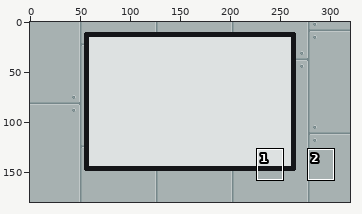
Two versions of one pixel-art file, assets_raw/mothership.aseprite. The picture above shows the old version from afar; the outline marks the close-up.
Close-up. Before the edit:
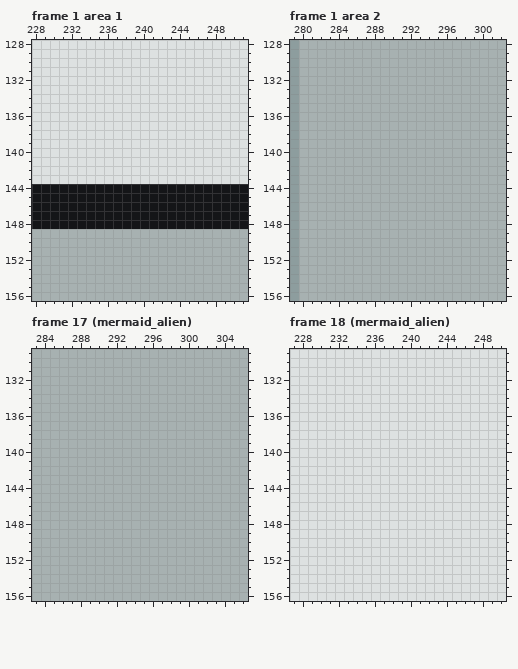
320x180 pixels, 24 frames. Shown: frame 1 area 1: x 228..251, y 128..156; frame 1 area 2: x 279..302, y 128..156; frame 17 (mermaid_alien): x 283..306, y 129..156; frame 18 (mermaid_alien): x 227..250, y 129..156. The commit also changed other frames or places, which this record leaves out.
Now the later version:
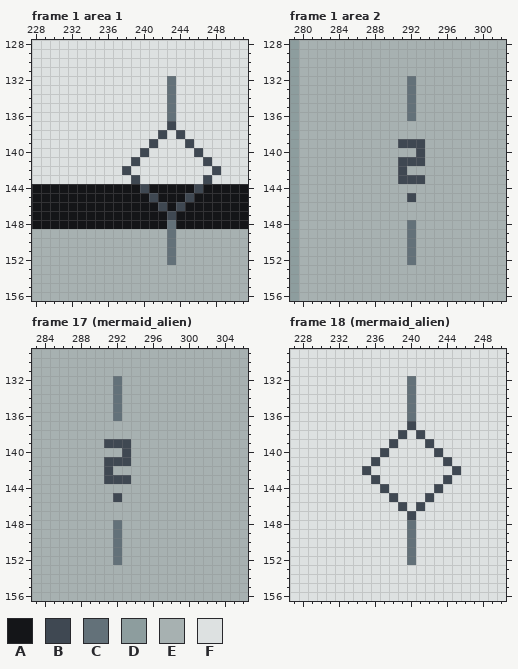
Palette (. is transparent): A #141518  B #3f4852  C #637179  D #8d9d9e  E #a7b1b1  F #dde1e1
Changes in this commit:
layer "signs" now shown
Changed rows in their new state; - is an unchanged pixel.
Frame 1 area 1, layer "signs":
first column x 238:
132 -----C-----
133 -----C-----
134 -----C-----
135 -----C-----
136 -----C-----
137 -----B-----
138 ----B-B----
139 ---B---B---
140 --B-----B--
141 -B-------B-
142 B---------B
143 -B-------B-
144 --B-----B--
145 ---B---B---
146 ----B-B----
147 -----B-----
148 -----C-----
149 -----C-----
150 -----C-----
151 -----C-----
152 -----C-----
Frame 1 area 2, layer "signs":
first column x 291:
132 -C-
133 -C-
134 -C-
135 -C-
136 -C-
139 BBB
140 --B
141 BBB
142 B--
143 BBB
145 -B-
148 -C-
149 -C-
150 -C-
151 -C-
152 -C-
Frame 17 (mermaid_alien), layer "signs": the same change as frame 1 area 2
Frame 18 (mermaid_alien), layer "signs":
first column x 235:
132 -----C-----
133 -----C-----
134 -----C-----
135 -----C-----
136 -----C-----
137 -----B-----
138 ----B-B----
139 ---B---B---
140 --B-----B--
141 -B-------B-
142 B---------B
143 -B-------B-
144 --B-----B--
145 ---B---B---
146 ----B-B----
147 -----B-----
148 -----C-----
149 -----C-----
150 -----C-----
151 -----C-----
152 -----C-----
Boxes around the changes in both close-ups, in picture pixels (x1, y1, x2, y2):
changed: (122, 76, 221, 265)
changed: (398, 76, 425, 265)
changed: (104, 376, 131, 565)
changed: (362, 376, 461, 565)
